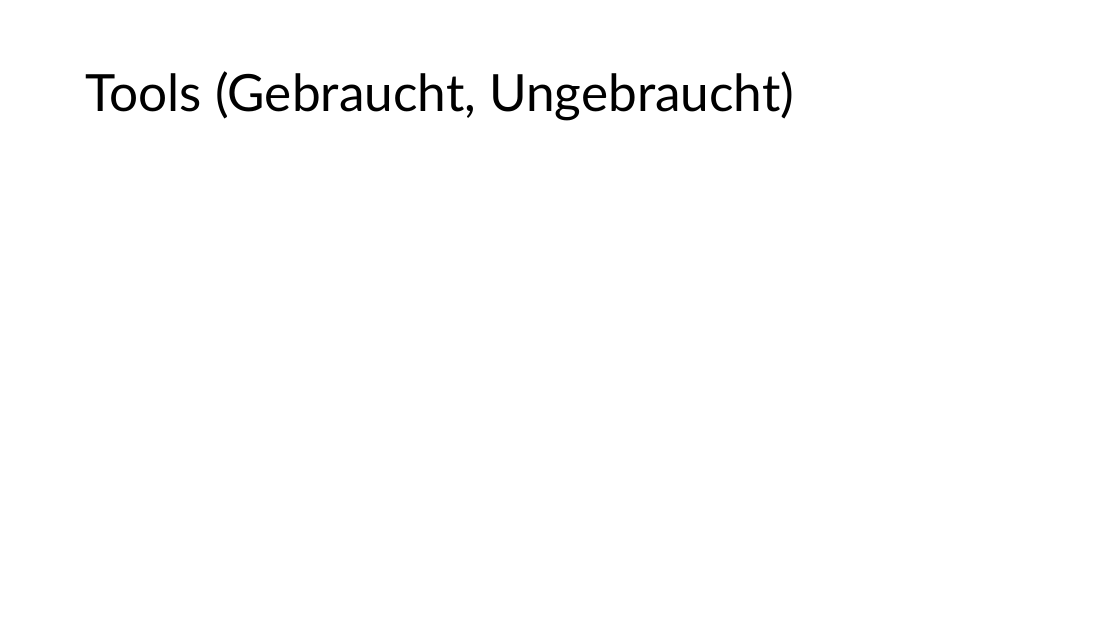
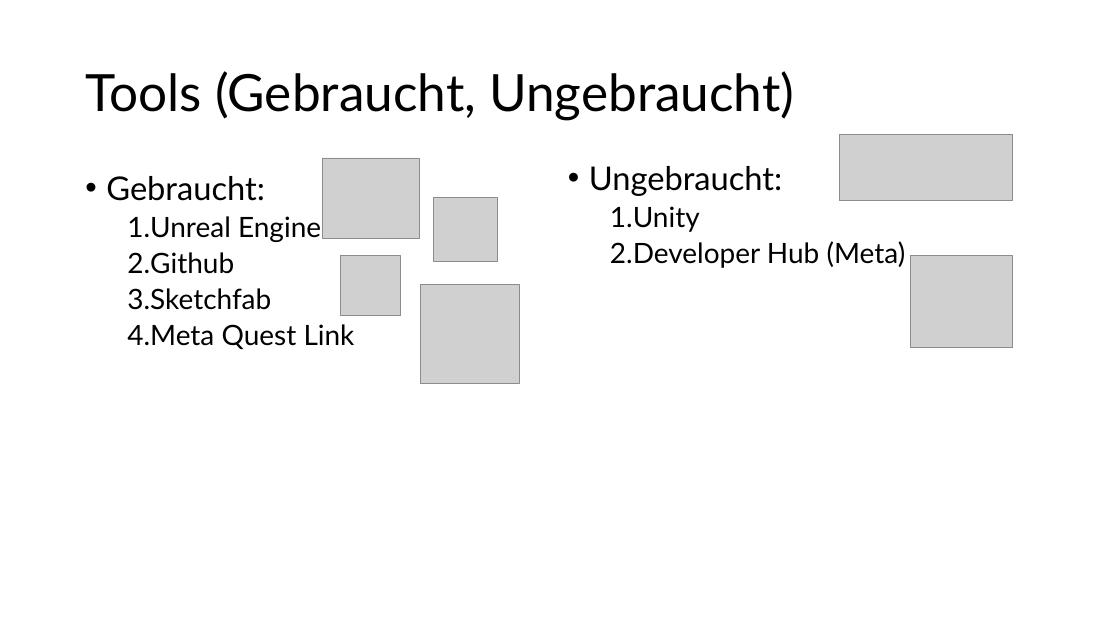
Before and after one commit to Soguel-Aurelien/UnrealEngineProjekt, a slide deck: slide 3 of Presentation/Unrealengine pp.pptx. Drawn at 1120x630 pixels with LibreOffice and Linux fonts; fonts in the diff are those of the drawing; grey boxes stand for pictures. Boxes give left, top, right and bottom in pixels: in the first picture for what was removed or moved away, otherwise in the second. Text is boxed around its words. In the diff, an @@ line names an element or a change of style, - is before the commit and + after.

Commit message:
Präsentation V2
Slide Tools bearbeitet

```diff
--- a/Presentation/Unrealengine pp.pptx
+++ b/Presentation/Unrealengine pp.pptx
@@ picture added at <box>839,134,1012,201</box> @@
@@ text added at <box>106,176,355,349</box>, 24 pt, text #000000 @@
+• Gebraucht:
+  1. Unreal Engine
+  2. Github
+  3. Sketchfab
+  4. Meta Quest Link
@@ picture added at <box>322,158,419,238</box> @@
@@ text added at <box>589,166,906,268</box>, 24 pt, text #000000 @@
+• Ungebraucht:
+  1. Unity
+  2. Developer Hub (Meta)
@@ picture added at <box>434,197,497,262</box> @@
@@ picture added at <box>340,255,401,316</box> @@
@@ picture added at <box>911,255,1012,347</box> @@
@@ picture added at <box>420,285,519,384</box> @@
```
